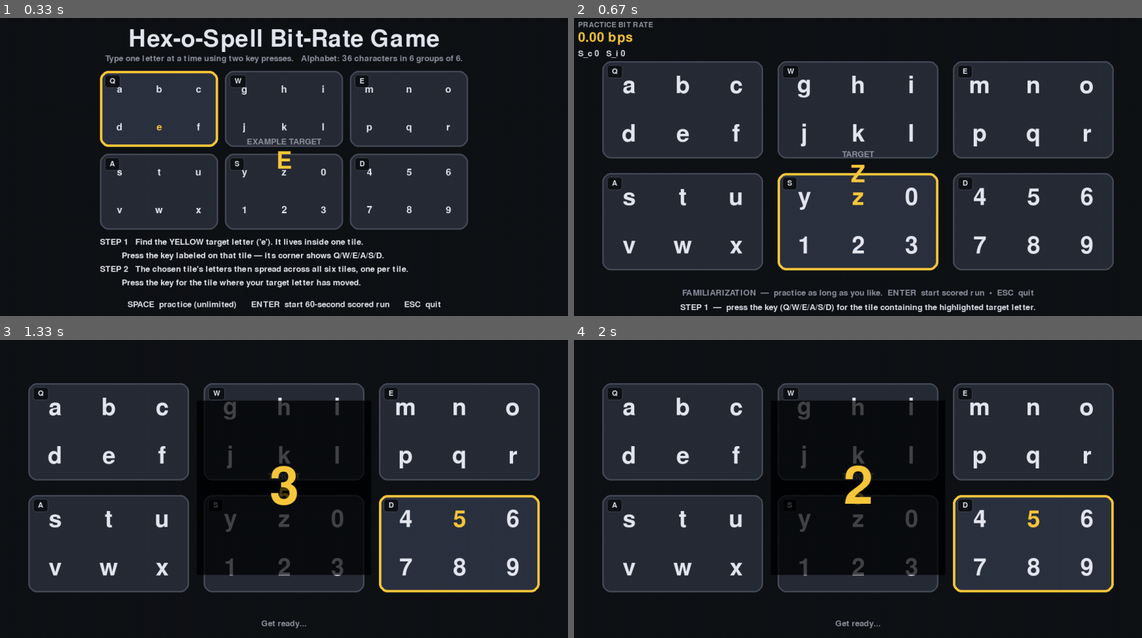
Above: before the commit, frames 1-4 (two rows, left to right).
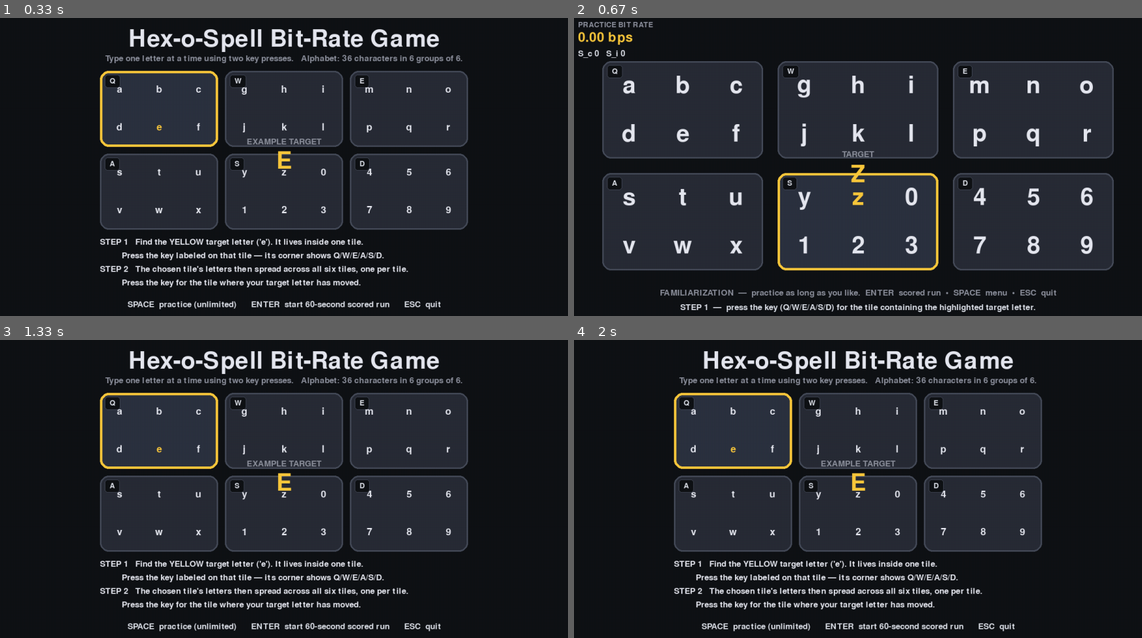
Above: after the commit, the same moments.

Repository: Aaronearlerichardson/bitrate_game
Game: pygame game, started from src/bitrate_game/__main__.py
The game is run twice, just before and just after one commit, with the same random seed, the same clock (stepped at 60 frames per second) and the same inputs.
Inputs:
- Up to frame 1 (0.33 s): no input
- Up to frame 2 (0.67 s): tap Space at 0.33 s
- Up to frame 3 (1.33 s): tap Enter at 0.67 s; tap Space at 1 s
- Up to frame 4 (2 s): tap Enter at 1.33 s; tap Space at 1.67 s

Frame 1 is identical in both runs. In frame 2, 0.9% of the frame differs, in the area x 15-85%, y 91-94%; in frame 3, 48%, in the area x 4-96%, y 3-98%; in frame 4, 48%.

Commit message:
make space key context-sensitive for practice and menu return

Diff:
--- a/src/bitrate_game/adapters.py
+++ b/src/bitrate_game/adapters.py
@@ -26,7 +26,7 @@
 
 class InputEventType(Enum):
     SLOT = auto()      # a slot-key (Q/W/E/A/S/D etc.) was pressed
-    ADVANCE = auto()   # advance phase (welcome -> familiarize, results -> welcome)
+    ADVANCE = auto()   # SPACE — context-sensitive: start practice / back to welcome
     START_SCORED = auto()  # familiarization -> countdown -> scored
     QUIT = auto()      # user wants to quit
     WINDOW_CLOSE = auto()  # window's close button
--- a/src/bitrate_game/core.py
+++ b/src/bitrate_game/core.py
@@ -235,13 +235,23 @@
         return self._tracker
 
     def on_advance(self) -> None:
-        """User pressed the 'advance' key. Meaning depends on current phase."""
+        """User pressed the 'advance' key (SPACE). Context-sensitive:
+
+          WELCOME          -> FAMILIARIZATION  (start practice)
+          FAMILIARIZATION  -> WELCOME          (back to menu)
+          COUNTDOWN        -> WELCOME          (abort before the run starts)
+          SCORED           -> WELCOME          (abort mid-run; stats discarded)
+          RESULTS          -> WELCOME          (start over)
+        """
         if self._phase == Phase.WELCOME:
             self._tracker.reset()
             self._tracker.start()
             self._enter(Phase.FAMILIARIZATION)
-        elif self._phase == Phase.RESULTS:
-            # Allow restart for back-to-back grader runs without quitting.
+        else:
+            # Any non-welcome phase = back to welcome. Pause the tracker
+            # first so an aborted SCORED run doesn't keep accumulating
+            # time, then reset everything for a fresh start.
+            self._tracker.pause()
             self._tracker.reset()
             self._final_snapshot = None
             self._enter(Phase.WELCOME)
--- a/src/bitrate_game/main.py
+++ b/src/bitrate_game/main.py
@@ -78,7 +78,9 @@
         return False
 
     if ev.type == InputEventType.ADVANCE:
-        # Welcome -> familiarization, or Results -> Welcome.
+        # SPACE is context-sensitive: starts practice from welcome,
+        # returns to welcome from every other phase (including aborting
+        # an in-progress scored run). See Session.on_advance().
         session.on_advance()
         if session.phase == Phase.FAMILIARIZATION:
             mode.reset()
--- a/src/bitrate_game/renderer.py
+++ b/src/bitrate_game/renderer.py
@@ -495,13 +495,14 @@
         y = config.WINDOW_H - 36
 
         if st.phase == Phase.FAMILIARIZATION:
-            top = "FAMILIARIZATION  —  practice as long as you like.  ENTER  start scored run  •  ESC  quit"
+            top = "FAMILIARIZATION  —  practice as long as you like.  ENTER  scored run  •  SPACE  menu  •  ESC  quit"
             stage_msg = self._stage_msg(view)
             self._blit_two_lines(top, stage_msg, cx, y)
         elif st.phase == Phase.COUNTDOWN:
-            self._blit_centered("Get ready...", cx, y)
+            self._blit_two_lines("Get ready...", "SPACE  abort  •  ESC  quit", cx, y)
         elif st.phase == Phase.SCORED:
-            self._blit_centered(self._stage_msg(view), cx, y)
+            self._blit_two_lines(self._stage_msg(view),
+                                 "SPACE  abort  •  ESC  quit", cx, y)
 
     def _stage_msg(self, view: HexView) -> str:
         if view.stage == HexStage.GROUP_SELECT:
